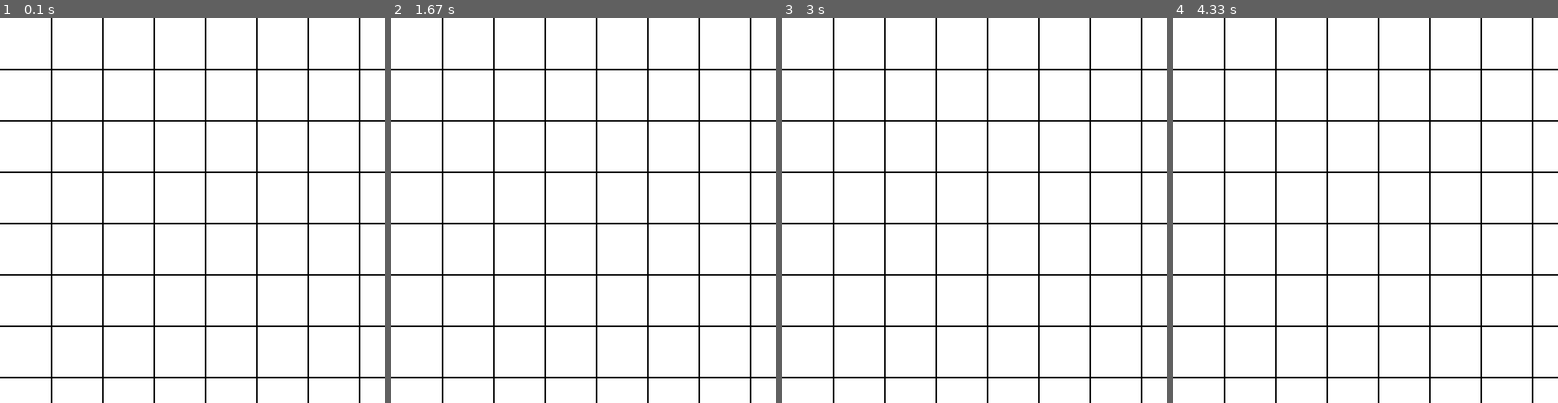
Above: before the commit, frames 1-4 (left to right).
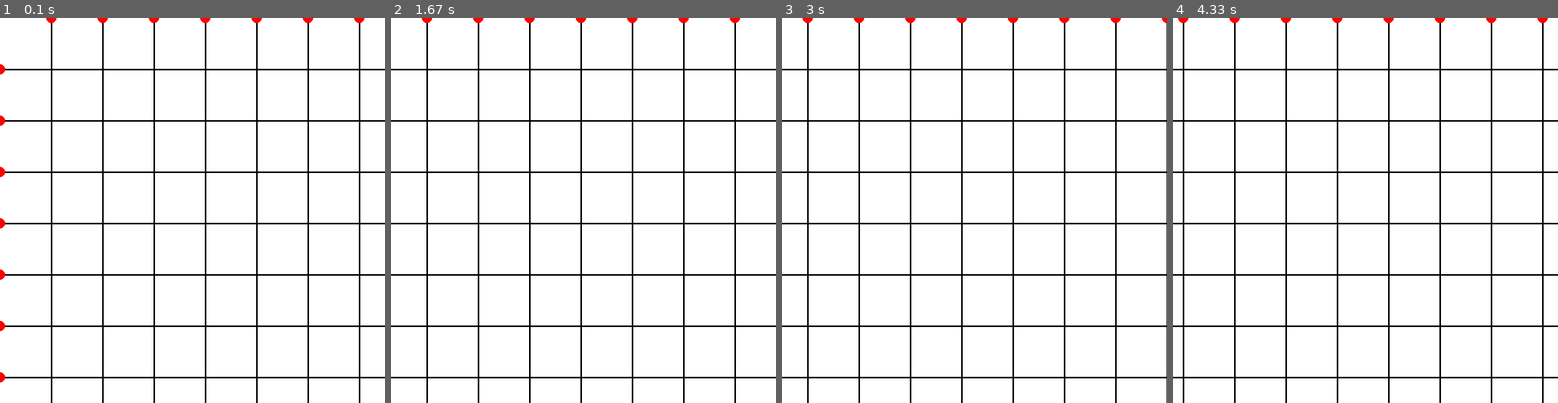
Above: after the commit, the same moments.

Repository: TreeWonTwoToFor/personal_projects
Game: pygame game, started from Python/Needs_Work/DND/main.py
Same seed, same stepped clock (60 frames per second), same inputs: the game is played once before the commit and once after it.
Inputs:
- Up to frame 1 (0.1 s): no input
- Up to frame 2 (1.67 s): hold Right 0.33-0.8 s; hold Right 0.83-1.3 s; hold Right from 1.33 s (still down)
- Up to frame 3 (3 s): release Right at 1.97 s; hold Right 2-2.47 s; hold Right 2.5-2.97 s
- Up to frame 4 (4.33 s): hold Right 3-3.63 s; hold Right 3.67-4.13 s; hold Right from 4.17 s (still down)

The runs differ from the first frame. In frame 1, 0.4% of the frame differs, in the area x 0-95%, y 0-95%; in frame 2, 5.6%; in frame 3, 5.7%; in frame 4, 6.0%, in the area x 1-98%, y 0-100%.

Commit message:
started a bunch of little things

Diff:
--- a/Python/Needs_Work/DND/data.py
+++ b/Python/Needs_Work/DND/data.py
@@ -0,0 +1,102 @@
+import os
+import json
+
+class City:
+    def __init__(self, name, location, desc, concept):
+        self.name = name
+        self.location = location
+        self.desc = desc
+        self.concept = concept
+
+    def get_dict(self):
+        out_dict = {}
+        out_dict["Name"] = self.name
+        out_dict["Location"] = self.location
+        out_dict["Description"] = self.desc
+        out_dict["Concept"] = self.concept
+        return out_dict
+
+class NPC:
+    def __init__(self, name, race, age, occupation, location, voice, appearence, personality, goals):
+        self.name = name
+        self.race = race
+        self.age = int(age)
+        self.occupation = occupation
+        self.location = location
+        self.voice = voice
+        self.appearence = appearence
+        self.personality = personality
+        self.goals = goals
+
+    def get_dict(self):
+        out_dict = {}
+        out_dict["Name"] = self.name
+        out_dict["Race"] = self.race
+        out_dict["Age"] = self.age
+        out_dict["Occupation"] = self.occupation
+        if type(self.location) == str:
+            out_dict["Location"] = self.location
+        elif type(self.location) == City:
+            out_dict["Location"] = self.location.name
+        out_dict["Voice"] = self.voice
+        out_dict["Appearence"] = self.appearence
+        out_dict["Personality"] = self.personality
+        out_dict["Goals"] = self.goals
+        return out_dict
+
+
+def clear():
+    os.system('cls')
+
+def read():
+    global json_dict
+    try:
+        with open(in_file, 'r') as file:
+            json_dict = json.load(file)
+    except:
+        raise FileNotFoundError("Something went wrong in the file reading process.")
+
+def write():
+    global json_dict
+    with open(out_file, 'w') as file:
+        json.dump(json_dict, file, indent=4)
+
+clear()
+# should be something like "data1"
+in_file = input("Please input the file name w/o the file extension: ")
+try:
+    out_file = in_file[:-1] + str(int(in_file[-1])+1) + ".json" # data2.json
+except:
+    raise ValueError("The file must end with a number")
+in_file = in_file + ".json" # data1.json
+read()
+
+running = True
+while running:
+    print("What do you want to add?\n1. City\n2. NPC")
+    user_input = input(" > ").lower()
+    if user_input in ["1", "city"]:
+        city_name = input("What is the name of your city?\n > ")
+        city_latitude = input("Where is this city (latitude)?\n > ")
+        city_longitude = input("(longitude)?\n > ")
+        city_desc = input("What is this city like?\n > ")
+        city_concept = input("What is the main idea of this city?\n > ")
+        city = City(city_name, [int(city_latitude),int(city_longitude)], city_desc, city_concept)
+        json_dict["City"][city_name] = city.get_dict()
+    elif user_input in ["2", "npc"]:
+        npc_name = input("What is the name of this NPC?\n > ")
+        npc_race = input("What is their race?\n > ")
+        npc_age = input("How old are they?\n > ")
+        npc_occupation = input("What is their occupation/role?\n > ")
+        npc_location = input("Where have/will the party find them?\n > ")
+        npc_voice = input("What do they sound like?\n > ")
+        npc_appearence = input("What do they look like?\n > ")
+        npc_personality = input("What is their personality like?\n > ")
+        npc_goals = input("What are their goals?\n > ")
+        npc = NPC(npc_name, npc_race, npc_age, npc_occupation, npc_location, npc_voice, npc_appearence, npc_personality, npc_goals)
+        json_dict["NPC"][npc_name] = npc.get_dict()
+    user_continue = input("Do you wish to add more (y/n)?\n > ").lower()
+    clear()
+    if user_continue in ["n", "no"]:
+        write()
+        running = False
--- /dev/null
+++ b/Python/Needs_Work/DND/data1.json
@@ -0,0 +1,4 @@
+{
+    "City": {},
+    "NPC": {}
+}
--- /dev/null
+++ b/Python/Needs_Work/DND/data2.json
@@ -0,0 +1,16 @@
+{
+    "City": {},
+    "NPC": {
+        "Mortphoros": {
+            "Name": "Mortphoros",
+            "Race": "Human",
+            "Age": 44,
+            "Occupation": "Necromancer",
+            "Location": "Varrock",
+            "Voice": "Slow and articulate",
+            "Appearence": "Haggered beard, with red/pink robes and well worn boots.",
+            "Personality": "Acts quite desperate and impulsive",
+            "Goals": "to raise his wife back from the dead to reconnect his family"
+        }
+    }
+}
--- /dev/null
+++ b/Python/Needs_Work/DND/json_examples/city.json
@@ -0,0 +1,6 @@
+{
+    "Name": "Varrock",
+    "Location": [1, 4],
+    "Description": "A human city ",
+    "Concept": "A trade center where many groups of people, like humans, dwarves, and halflings get together to trade goods and services."
+}
--- a/Python/Needs_Work/DND/world.py
+++ b/Python/Needs_Work/DND/world.py
@@ -7,27 +7,38 @@
 
 grid = 100
 grid_scroll_speed = 5
+current_position = [0,0]
 
 def draw_lines():
     screen.fill((255,255,255))
     x = 0
     while (x < screen.get_size()[0]):
         x += grid
-        pygame.draw.line(screen, (0,0,0), (x,0), (x,screen.get_size()[1]), 3)
-        pygame.draw.line(screen, (0,0,0), (0,x), (screen.get_size()[0],x), 3)
+        top = (x + current_position[0],current_position[1])
+        side = (current_position[0],x + current_position[1])
+        pygame.draw.line(screen, (0,0,0), top, (top[0],screen.get_size()[1]+current_position[1]), 3)
+        pygame.draw.line(screen, (0,0,0), side, (screen.get_size()[0],side[1]), 3)
+        pygame.draw.circle(screen, (255,0,0), top, (10))
+        pygame.draw.circle(screen, (255,0,0), side, (10))
+
 
 def update():
     global grid
     draw_lines()
     for event in pygame.event.get():
-        if event.type == pygame.QUIT:
-            pygame.quit()
-        if event.type == pygame.MOUSEWHEEL:
-            if event.y == 1: # scroll up
-                if grid < 100:
-                    grid += grid_scroll_speed
-            elif event.y == -1: # scroll down
-                if grid > 25:
-                    grid -= grid_scroll_speed
+        match event.type:
+            case pygame.QUIT:
+                pygame.quit()
+            case pygame.MOUSEWHEEL:
+                if event.y == 1: # scroll up
+                    if grid < 100:
+                        grid += grid_scroll_speed
+                elif event.y == -1: # scroll down
+                    if grid > 25:
+                        grid -= grid_scroll_speed
+            case pygame.KEYDOWN:
+                if event.key == pygame.K_RIGHT:
+                    current_position[0] -= 10
+
     clock.tick()
     pygame.display.update()
--- a/Python/Needs_Work/Sockets/client.py
+++ b/Python/Needs_Work/Sockets/client.py
@@ -1,6 +1,7 @@
 # Import socket module
 import socket
 import os
+import game
 
 os.system('cls')
 
@@ -15,4 +16,4 @@
 
 # receive data from the server and decoding to get the string.
 while True:
-    print (s.recv(1024).decode())
+    print(s.recv(1024).decode(), end="")
--- /dev/null
+++ b/Python/Needs_Work/Sockets/game/world.py
@@ -0,0 +1,53 @@
+class World:
+    def __init__(self):
+        self.new_grid()
+
+    def new_grid(self):
+        world_grid = []
+        for i in range(5):
+            row = []
+            for j in range(5):
+                row.append(' ')
+            world_grid.append(row)
+        self.grid = world_grid
+
+    def print_grid(self):
+        for i in range(len(self.grid)):
+            print(self.grid[i])
+
+    def set_position(self, x, y, value):
+        self.grid[y][x] = value
+
+    def get_position(self, x, y):
+        return self.grid[y][x]
+
+    def place_object(self, obj):
+        self.set_position(obj.x, obj.y, obj.char)
+
+
+class Entity:
+    def __init__(self, char, position):
+        self.char = char
+        self.x = position[0]
+        self.y = position[1]
+
+    def update_position(self, x, y):
+        self.x = x
+        self.y = y
+
+    def get_position(self):
+        return (self.x, self.y)
+
+def move_entity(world, entity, destination):
+    world.set_position(entity.x, entity.y, ' ')
+    entity.x = destination[0]
+    entity.y = destination[1]
+    world.place_object(entity)
+
+my_world = World()
+dude = Entity("#", (2,2))
+my_world.place_object(dude)
+my_world.print_grid()
+print()
+move_entity(my_world, dude, (3,2))
+my_world.print_grid()
--- a/Python/Needs_Work/Sockets/server.py
+++ b/Python/Needs_Work/Sockets/server.py
@@ -1,6 +1,11 @@
 import socket
 import time
 import os
+import game.world
+import random
+import pygame
+
+clock = pygame.time.Clock()
 
 os.system('cls')
 s = socket.socket()
@@ -14,14 +19,21 @@
 while True:
   c, addr = s.accept()
   print ('Got connection from', addr )
-  c.send('Thank you for connecting'.encode())
+  c.send('Thank you for connecting\n\n'.encode())
 
+  my_world = game.world.World()
+  player = game.world.Entity("#", (2,2))
+  my_world.place_object(player)
   running = True
-  counter = 0
   while running:
-    c.send(f'{counter}'.encode())
-    counter += 1
-    time.sleep(1.0)
+    print(c.recv(1024).decode())
+    x = random.randint(0,4)
+    y = random.randint(0,4)
+    game.world.move_entity(my_world, player, (x,y))
+    for i in range(5):
+      c.send(str(str(my_world.grid[i])+"\n").encode())
+    c.send(str("\n").encode())
+    clock.tick(10)
 
   c.close()
   break
--- /dev/null
+++ b/Python/Working/pygame_boilerplate/grid.py
@@ -0,0 +1,153 @@
+import pygame
+import time
+
+pygame.init()
+
+# PLACE GRID COPNSTANTS HERE
+tile_size = 40 # pixels
+tile_outline = False # change if you want to draw outlines or not
+tile_boundary_color = (255, 0, 0)
+tile_boundary_thickness = 2
+grid_outline = True
+grid_color = (0, 0, 0)
+world_size = (10, 10)
+visual_size = (5, 5)
+
+# extra grid calculations
+grid_boundaries = ((45, 45), (450, 315))
+grid_visual_size = ((grid_boundaries[1][0]-grid_boundaries[0][0])/tile_size, (grid_boundaries[1][1]-grid_boundaries[0][1])/tile_size)
+
+# pygame constants
+screenX = 500
+screenY = 500
+bg_color = (255, 255, 255)
+FPS = 60
+clock = pygame.time.Clock()
+pygame.display.set_caption("Grid example")
+file_path = r"C:\Users\Jonathan\Programming\random_stuff\Python\Working\pygame_boilerplate\\"
+font = pygame.font.Font(file_path + "Comfortaa.ttf", 30)
+screen = pygame.display.set_mode((screenX, screenY))
+
+class Grid:
+    def __init__(self, width, height, x, y, array):
+        self.width = width
+        self.height = height
+        self.x = x
+        self.y = y
+        self.array = array
+        if self.array == []:
+            for i in range(height):
+                row = []
+                for i in range(width):
+                    row.append(' ')
+                self.array.append(row)
+
+    def grab_partial_array(self, x, y, width, height):
+        out_array = []
+        for i in range(y, y+height):
+            out_array.append([])
+            for j in range(x, x+width):
+                out_array[i-y].append(' ')
+            for j in range(x, x+width):
+                out_array[i-y][j-x] = self.array[i][j]
+        return out_array
+
+    def draw_outline(self, tile_size, tile_color, tile_thickness, outline_color):
+        left = self.x
+        top = self.y
+        grid_width = self.width * tile_size
+        grid_height = self.height * tile_size
+        if tile_outline:
+            for i in range(self.height):
+                for j in range(self.width):
+                    pygame.draw.rect(screen, tile_color, pygame.Rect(left+j*tile_size, top+i*tile_size, tile_size, tile_size), tile_thickness//2)
+        if grid_outline:
+            pygame.draw.rect(screen, outline_color, pygame.Rect(left, top, grid_width, grid_height), tile_thickness)
+
+    def draw_tiles(self, tile_thickness):
+        for i in range(self.height):
+            for j in range(self.width):
+                tile_value = self.array[i][j]
+                if type(tile_value) == str or type(tile_value) == chr:
+                    tile_x = tile_size * j + self.x + tile_thickness + 7
+                    tile_y = tile_size * i + self.y + tile_thickness
+                    text = font.render(tile_value, True, (0,0,0), (255, 255, 255))
+                    textRect = text.get_rect()
+                    textRect.topleft = (tile_x, tile_y)
+                    screen.blit(text, textRect)
+                elif type(tile_value) == Entity:
+                    tile_x = tile_size * j + self.x
+                    tile_y = tile_size * i + self.y
+                    tile_value.display(self, tile_x, tile_y)
+
+    def place_value(self, value, x, y):
+        if (self.height > y and self.width > x):
+            self.array[y][x] = value
+
+    def get_tile(self, x, y, size):
+        out_tile = self.array[y][x]
+        x_pos = self.x + x*size
+        y_pos = self.y + y*size
+        return (out_tile, x_pos, y_pos)
+
+class Entity:
+    def __init__(self, name,width, height, image):
+        self.name = name
+        self.width = width
+        self.height = height
+        self.image = image
+
+    def display(self, grid, visual_x, visual_y):
+        screen.blit(self.image, (visual_x, visual_y))
+
+
+world_grid = Grid(world_size[0], world_size[1], 0, 0, [])
+dude = Entity("Dude", 1, 1, pygame.image.load(file_path + r"images\dude.png"))
+tree = Entity("tree", 1, 1, pygame.image.load(file_path + r"images\tree.png"))
+for i in range(world_size[0]):
+    world_grid.place_value(tree, i, 0)
+    world_grid.place_value(tree, i, world_size[1]-1)
+for j in range(world_size[1]):
+    world_grid.place_value(tree, 0, j)
+    world_grid.place_value(tree, world_size[0]-1, j)
+world_grid.place_value(dude, 3, 3)
+current_position = [0, 0]
+
+print(f"grid size: {grid_visual_size}")
+running = True
+while running:
+    test_array = world_grid.grab_partial_array(current_position[0], current_position[1], visual_size[0], visual_size[1])
+    visual_grid = Grid(visual_size[0], visual_size[1], tile_size//2, tile_size//2, test_array)
+    screen.fill(bg_color)
+    visual_grid.draw_tiles(tile_boundary_thickness)
+    if (tile_outline or grid_outline):
+        visual_grid.draw_outline(tile_size, tile_boundary_color, tile_boundary_thickness, grid_color)
+    for event in pygame.event.get():
+        if event.type == pygame.QUIT:
+            running = False
+        if event.type == pygame.MOUSEBUTTONDOWN:
+            mouse_pos = pygame.mouse.get_pos()
+            print(mouse_pos)
+        if event.type == pygame.KEYDOWN:
+            # BUG -> if you are at the edge of the grid and try to expand, it goes out of range
+            # if event.key == pygame.K_f:
+            #     if (visual_grid.height < world_grid.height):
+            #         size += 1
+            # elif event.key == pygame.K_v:
+            #     if (visual_grid.height > 2):
+            #         size -= 1
+            match event.key:
+                case pygame.K_UP:
+                    if current_position[1] > 0:
+                        current_position[1] -= 1
+                case pygame.K_DOWN:
+                    if current_position[1]+visual_size[1] < world_grid.height:
+                        current_position[1] += 1
+                case pygame.K_LEFT:
+                    if current_position[0] > 0:
+                        current_position[0] -= 1
+                case pygame.K_RIGHT:
+                    if current_position[0]+visual_size[0] < world_grid.width:
+                        current_position[0] += 1
+    pygame.display.update()
+    clock.tick(FPS)
--- a/Python/Working/pygame_boilerplate/more_in_depth.py
+++ b/Python/Working/pygame_boilerplate/more_in_depth.py
@@ -9,6 +9,7 @@
 FPS = 60
 clock = pygame.time.Clock()
 
+pygame.display.set_caption("More in Depth example")
 screen = pygame.display.set_mode((screenX, screenY), pygame.RESIZABLE)
 
 running = True
Renamed: Python/Needs_Work/DND/npc.json -> Python/Needs_Work/DND/json_examples/npc.json
Renamed: Python/Needs_Work/TreeOS/World/world_package/projection_matrices.py -> Python/Needs_Work/TreeOS/World/world_package/good_rotation.py
Renamed: Python/Needs_Work/TreeOS/World/world_package/3d_renderer.py -> Python/Needs_Work/TreeOS/World/world_package/good_translation.py
Binary file added: Python/Working/pygame_boilerplate/Comfortaa.ttf
Binary file added: Python/Working/pygame_boilerplate/images/dude.png
Binary file added: Python/Working/pygame_boilerplate/images/tree.png
